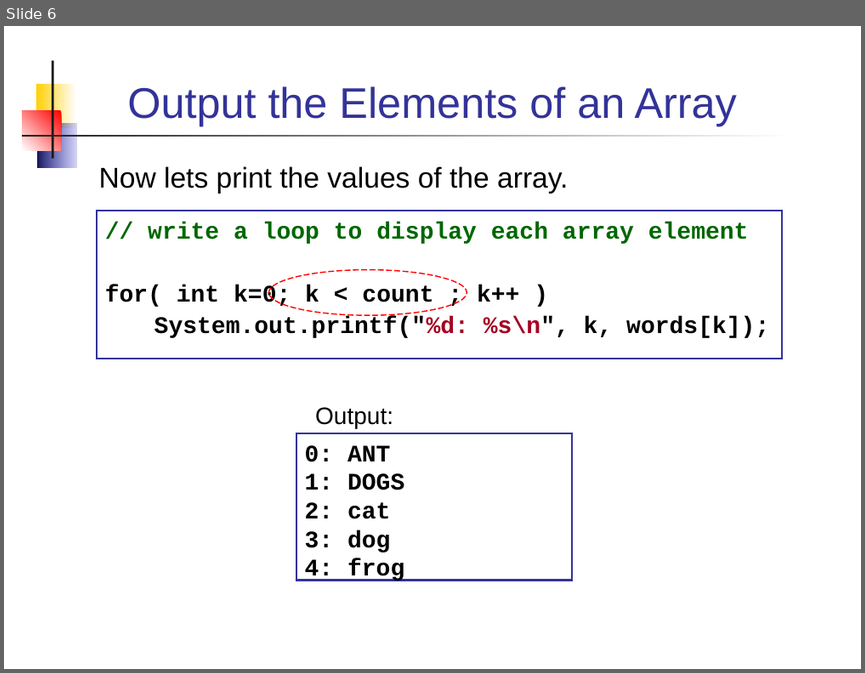
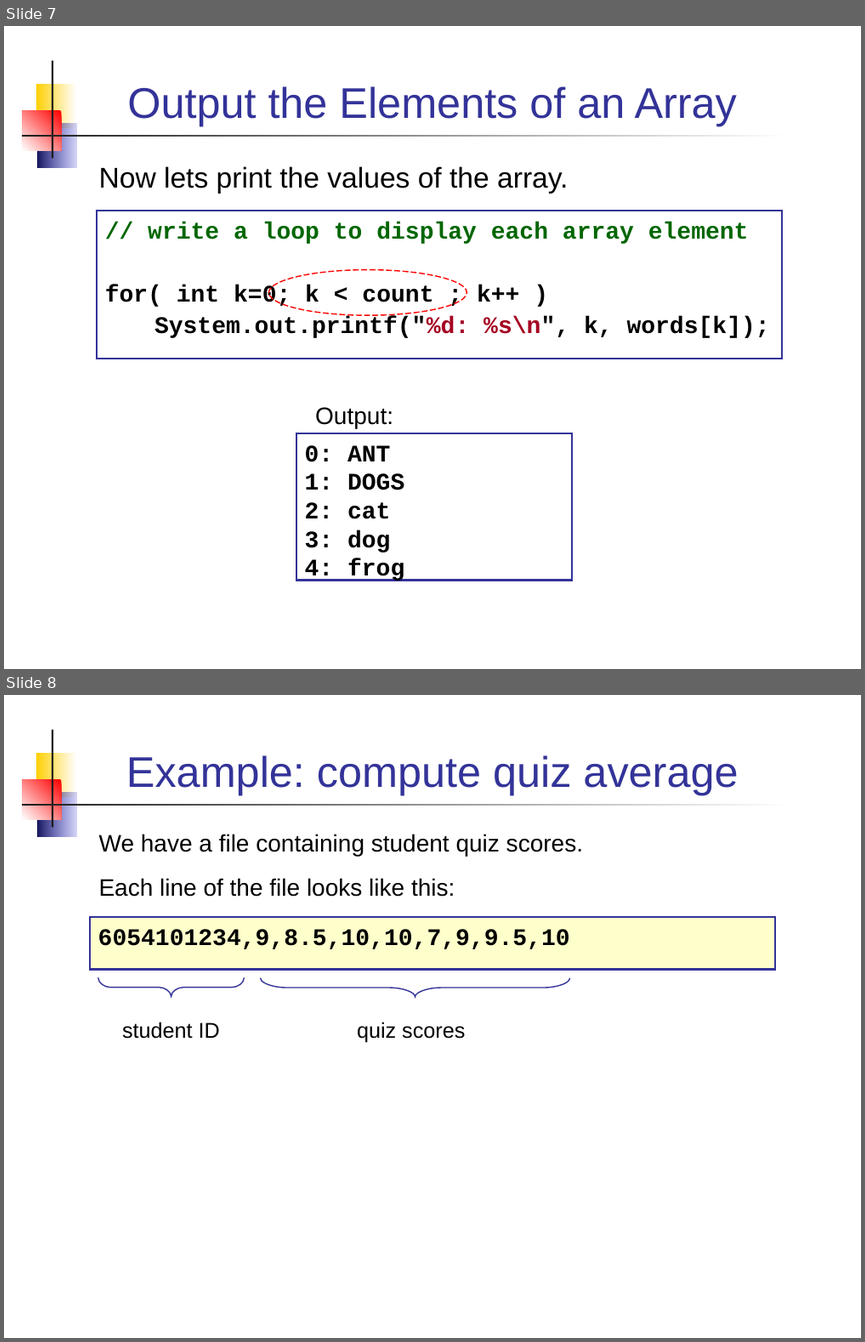
Before and after one commit to cpske/programming1, a slide deck: java-basics/18-Using-Arrays.ppt. Shown one above the other, each under a label of ours: slide 6 before the commit, slides 7 and 8 after it. The pictures are 865x673 and 865x1342 pixels, drawn with LibreOffice and Linux fonts; fonts in the diff are those of the drawing. Boxes give left, top, right and bottom in pixels: in the first picture for what was removed or moved away, otherwise in the second. Text is boxed around its words. In the diff, an @@ line names an element or a change of style, - is before the commit and + after.

```diff
--- a/java-basics/18-Using-Arrays.ppt
+++ b/java-basics/18-Using-Arrays.ppt
@@ slide 8 added at box(4, 695, 861, 1338), background #FFFFFF; not listed: 5 template elements that a slide beside it also shows @@
@@ title added at box(126, 755, 738, 795), 36 pt, text #333399 @@
+Example: compute quiz average
@@ text added at box(99, 834, 583, 896), 20 pt, text #000000 @@
+We have a file containing student quiz scores.
+Each line of the file looks like this:
@@ text added at box(90, 917, 775, 970), fill #FFFFCC, outline #333399 1.5 pt, 20 pt, text #000000, bold @@
+6054101234,9,8.5,10,10,7,9,9.5,10
@@ freeform shape added at box(98, 978, 244, 996), outline #333399 0.99 pt @@
@@ freeform shape added at box(260, 979, 569, 997), outline #333399 0.99 pt @@
@@ text added at box(122, 1021, 220, 1038), 18 pt, text #000000 @@
+student ID
@@ text added at box(357, 1021, 465, 1042), 18 pt, text #000000 @@
+quiz scores
@@ what was slide 6 is now slide 7 @@
```
Also in this commit, not shown: 9 slides changed, 4 other slides added, 1 slide removed, 6 other files.
